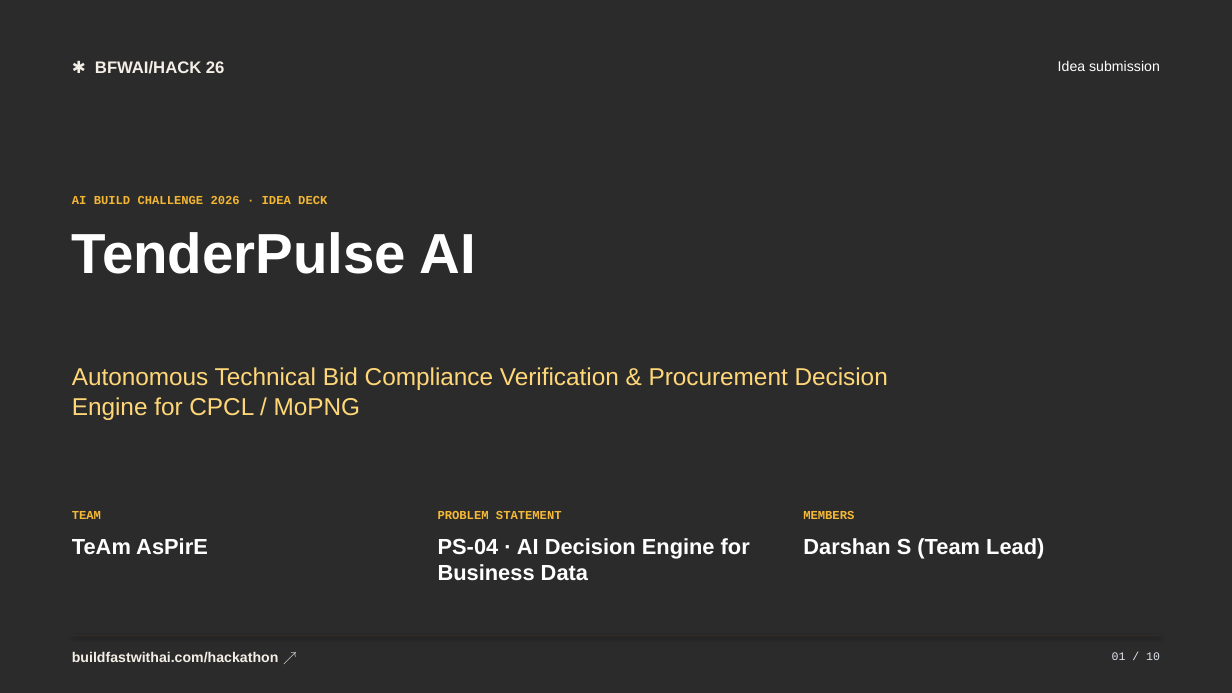
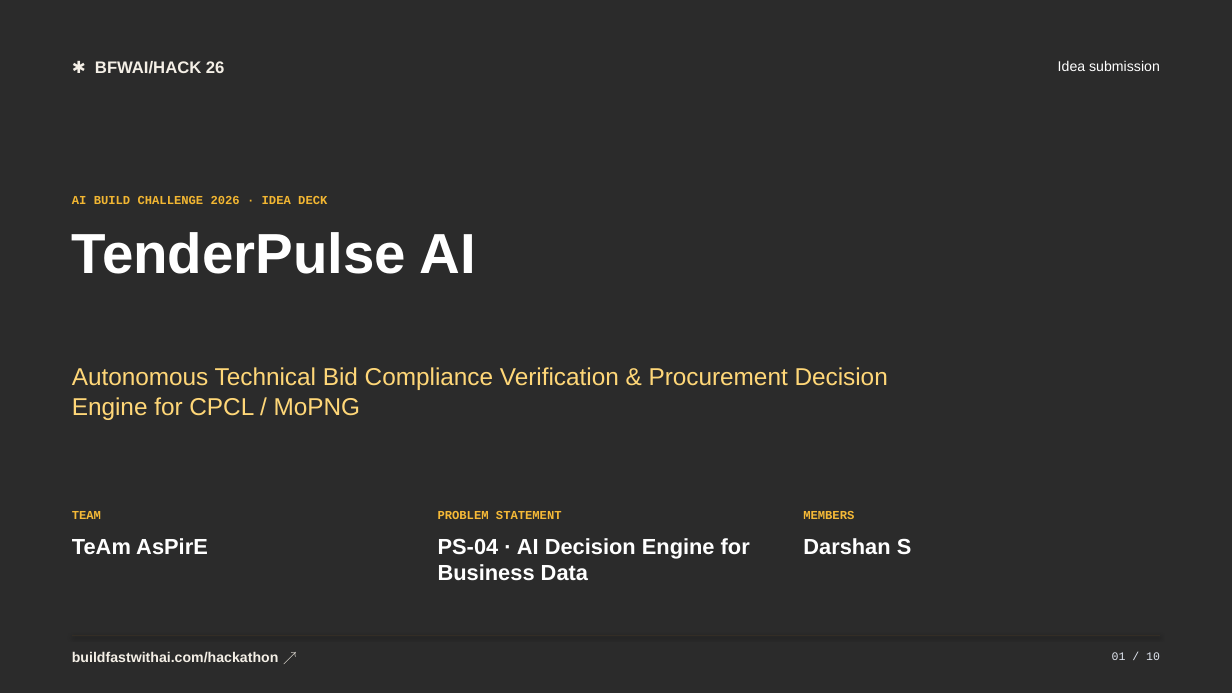
Before and after one commit to darshan-s-44/AI_build_hackathon, a slide deck: slide 1 of TenderPulse_AI_Presentation.pptx. Drawn at 1232x693 pixels with LibreOffice and Linux fonts; fonts in the diff are those of the drawing; background and template pictures are left out; a plain dark background stands for a picture behind light text. Boxes give left, top, right and bottom in pixels: in the first picture for what was removed or moved away, otherwise in the second. Text is boxed around its words. In the diff, an @@ line names an element or a change of style, - is before the commit and + after.

Commit message:
Update team slide to solo member layout for Darshan S and brighten presentation

```diff
--- a/TenderPulse_AI_Presentation.pptx
+++ b/TenderPulse_AI_Presentation.pptx
@@ text at <box>803,538,912,555</box>: text changed @@
-Darshan S (Team Lead)
+Darshan S
```
Also in this commit, not shown: 1 other slide changed, 1 other file.
